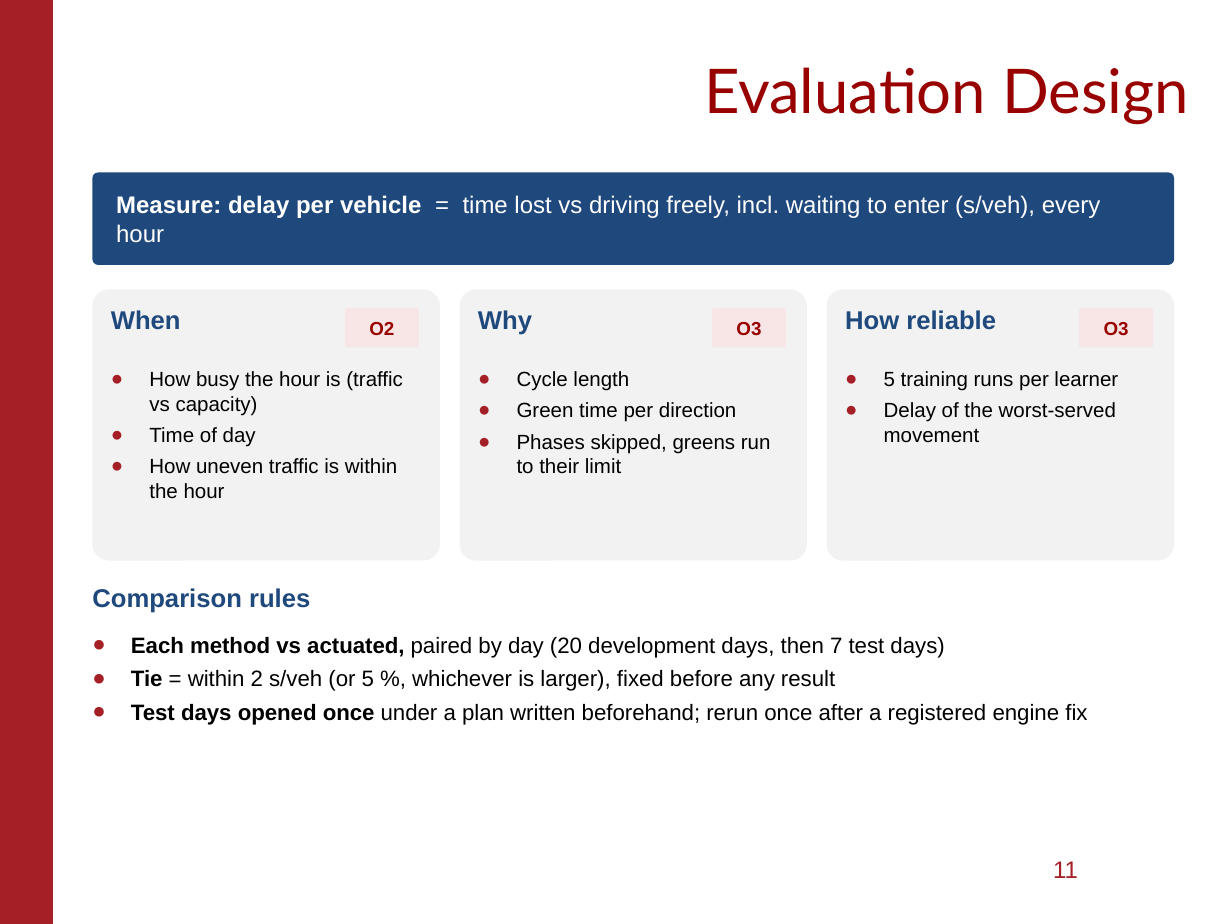
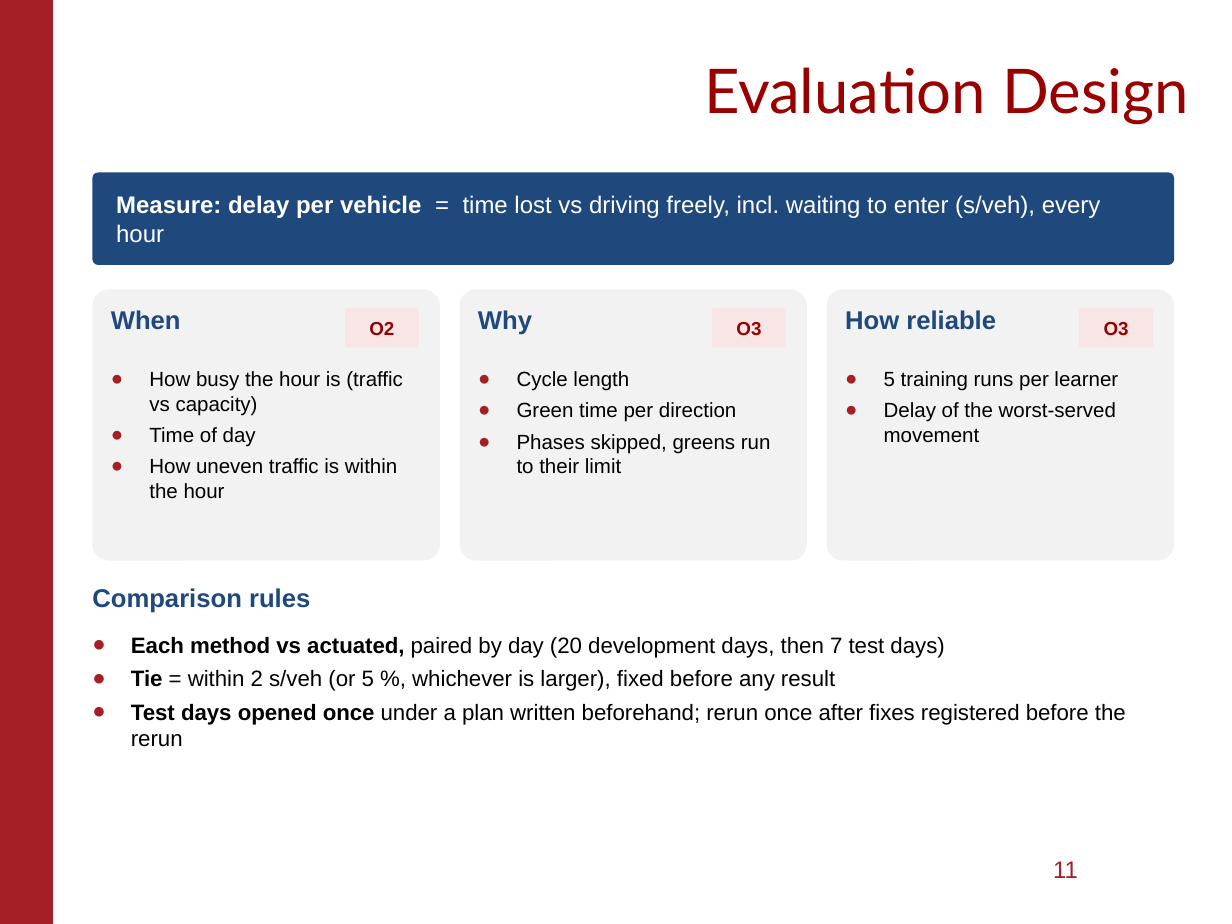
Before and after one commit to AndyMalela/gdot-dataset-conversion, a slide deck: slide 11 of presentation/eSocLab_Midterm-v3.pptx. Drawn at 1232x924 pixels with LibreOffice and Linux fonts; fonts in the diff are those of the drawing; background and template pictures are left out. Boxes give left, top, right and bottom in pixels: in the first picture for what was removed or moved away, otherwise in the second. Text is boxed around its words. In the diff, an @@ line names an element or a change of style, - is before the commit and + after.

```diff
--- a/presentation/eSocLab_Midterm-v3.pptx
+++ b/presentation/eSocLab_Midterm-v3.pptx
@@ text at <box>131,704,1126,747</box>: text changed @@
-● Test days opened once under a plan written beforehand; rerun once after a registered engine fix
+● Test days opened once under a plan written beforehand; rerun once after fixes registered before the rerun
```
Also in this commit, not shown: 2 other slides changed, 2 other files.
